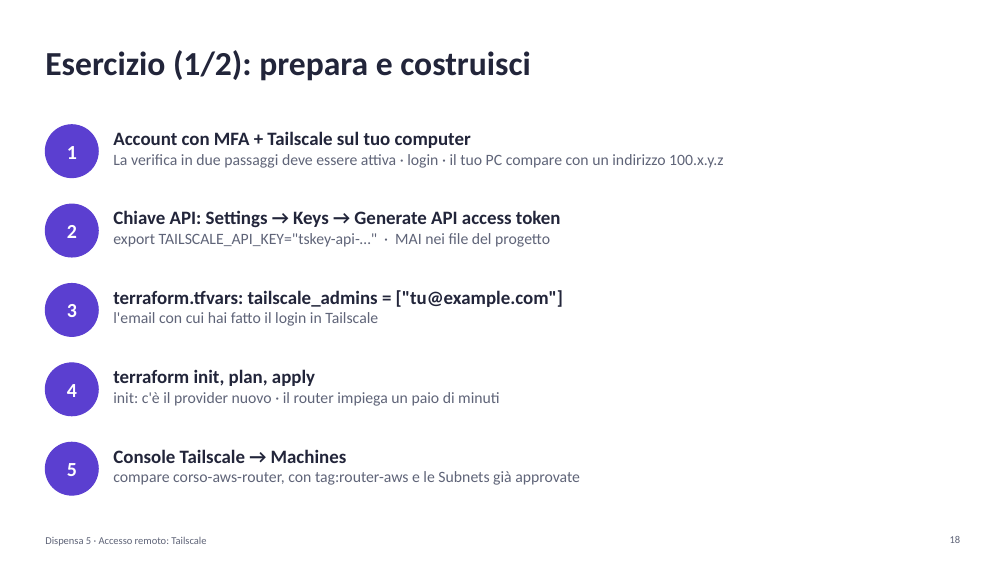
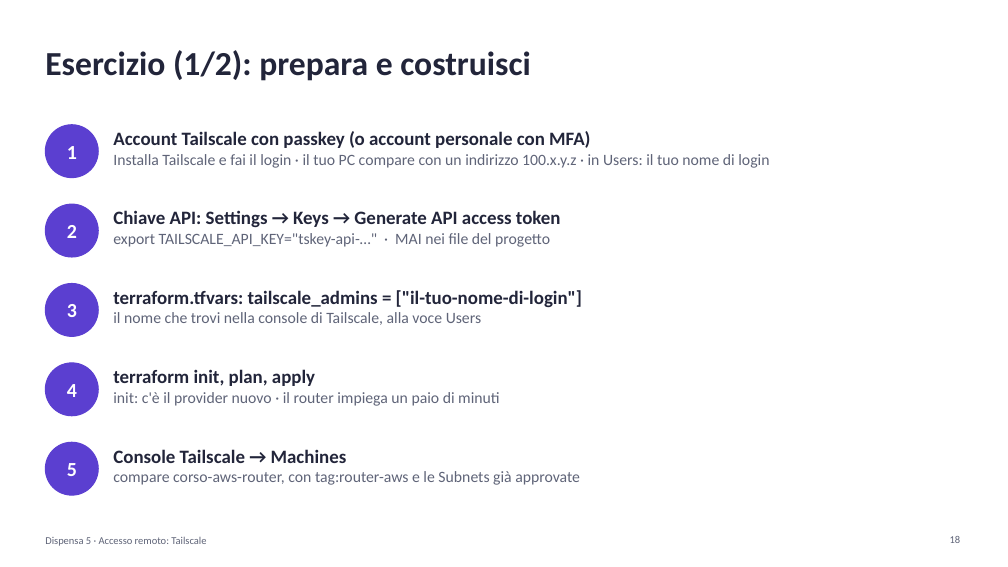
Before and after one commit to cereZ23/aws, a slide deck: slide 18 of slide/slide-5-tailscale.pptx. Drawn at 1008x567 pixels with LibreOffice and Linux fonts; fonts in the diff are those of the drawing. Boxes give left, top, right and bottom in pixels: in the first picture for what was removed or moved away, otherwise in the second. Text is boxed around its words. In the diff, an @@ line names an element or a change of style, - is before the commit and + after.

Commit message:
Lezione 5: login con passkey o account personale, nessun IdP aziendale richiesto

```diff
--- a/slide/slide-5-tailscale.pptx
+++ b/slide/slide-5-tailscale.pptx
@@ text at (x1=113, y1=131, x2=769, y2=168): text changed @@
-Account con MFA + Tailscale sul tuo computer
-La verifica in due passaggi deve essere attiva · login · il tuo PC compare con un indirizzo 100.x.y.z
+Account Tailscale con passkey (o account personale con MFA)
+Installa Tailscale e fai il login · il tuo PC compare con un indirizzo 100.x.y.z · in Users: il tuo nome di login
@@ text at (x1=113, y1=290, x2=582, y2=325): text changed @@
-terraform.tfvars: tailscale_admins = ["tu@example.com"]
-l'email con cui hai fatto il login in Tailscale
+terraform.tfvars: tailscale_admins = ["il-tuo-nome-di-login"]
+il nome che trovi nella console di Tailscale, alla voce Users
```
Also in this commit, not shown: 6 other slides changed, 1 slide added, 1 slide removed, 2 other files.
